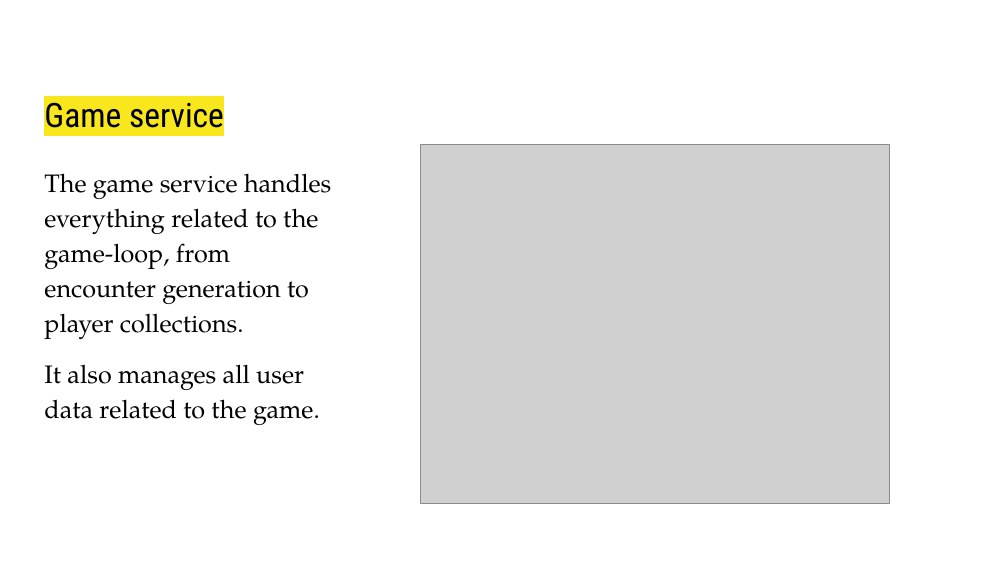
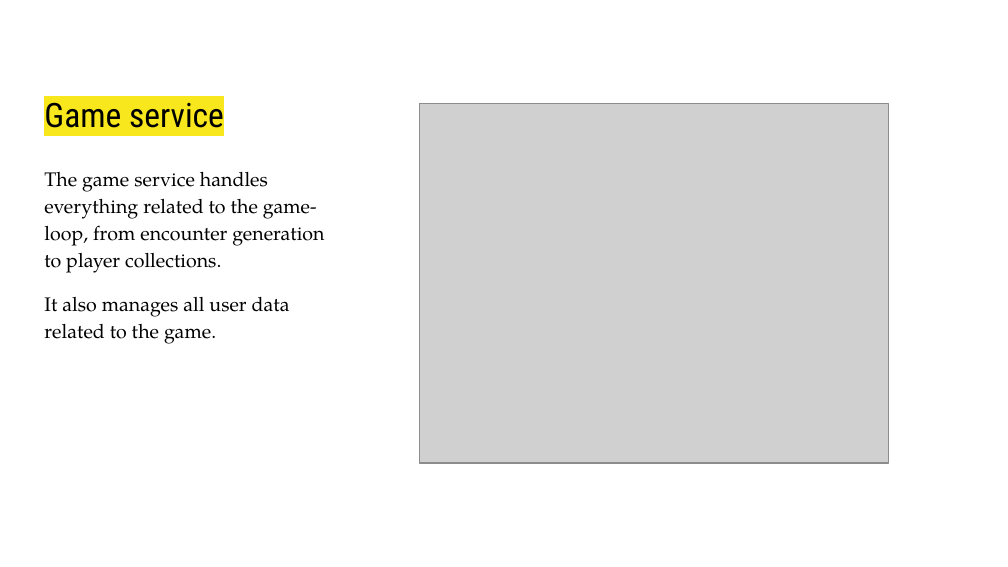
Before and after one commit to ceciliaagosta/1850965_Labmon, a slide deck: slide 17 of Booklet/Labmon.pptx (slide 19 before the commit). Drawn at 1008x567 pixels with LibreOffice and Linux fonts; fonts in the diff are those of the drawing; grey boxes stand for pictures. Boxes give left, top, right and bottom in pixels: in the first picture for what was removed or moved away, otherwise in the second. Text is boxed around its words. In the diff, an @@ line names an element or a change of style, - is before the commit and + after.

```diff
--- a/Booklet/Labmon.pptx
+++ b/Booklet/Labmon.pptx
@@ picture: place and size @@
-picture at (420, 144, 889, 503)
+picture at (419, 104, 888, 463)
@@ text "The game service handles everything ..." at (44, 172, 324, 344): size 18 to 14 pt @@
```
Also in this commit, not shown: 3 other slides changed, 1 slide removed.
